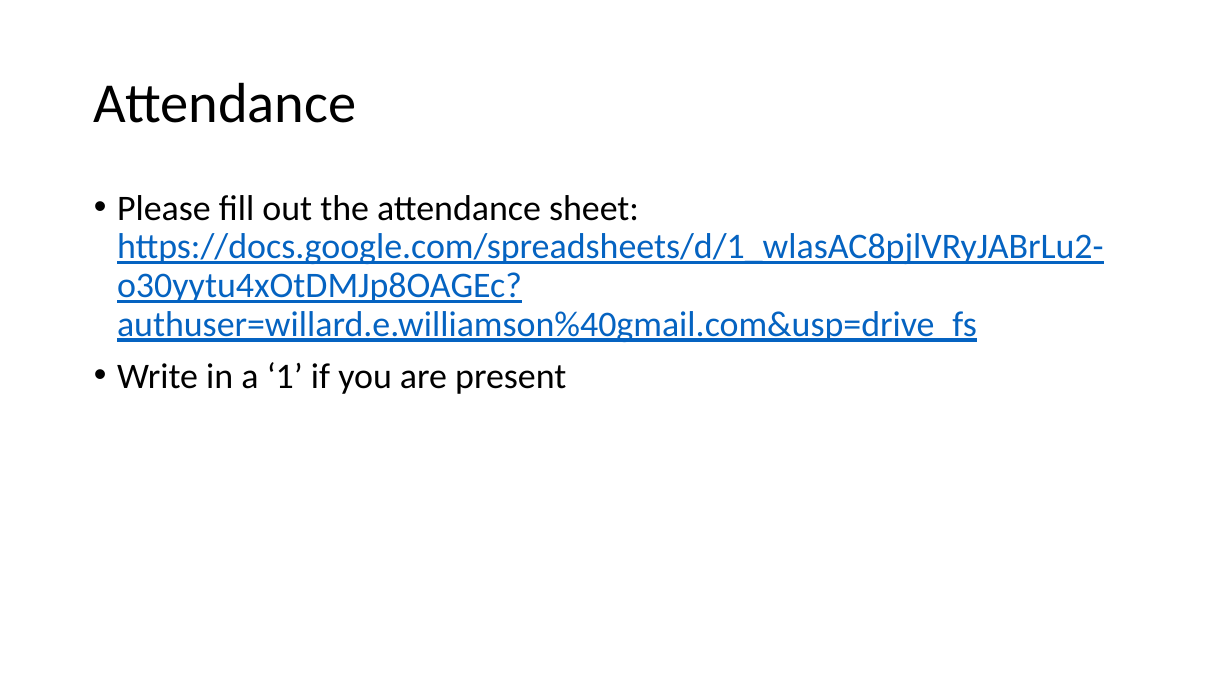
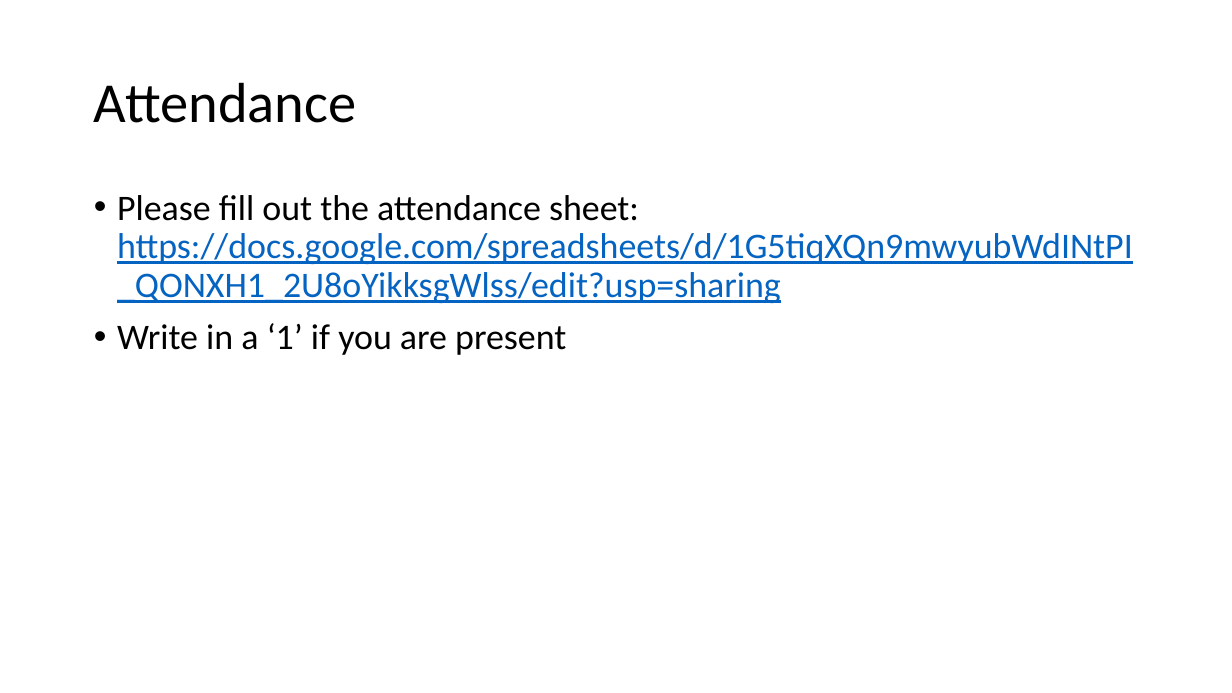
Before and after one commit to chaithrakc/syr_ads_bigdata_analytics, a slide deck: slide 39 of lecture06/lecture6-0-assessing-model-accuracy.pptx (slide 42 before the commit). Drawn at 1232x693 pixels with LibreOffice and Linux fonts; fonts in the diff are those of the drawing. Boxes give left, top, right and bottom in pixels: in the first picture for what was removed or moved away, otherwise in the second. Text is boxed around its words. In the diff, an @@ line names an element or a change of style, - is before the commit and + after.

```diff
--- a/lecture06/lecture6-0-assessing-model-accuracy.pptx
+++ b/lecture06/lecture6-0-assessing-model-accuracy.pptx
@@ text at box(117, 195, 1133, 303): text changed @@
-• Please fill out the attendance sheet: https://docs.google.com/spreadsheets/d/1_wlasAC8pjlVRyJABrLu2-o30yytu4xOtDMJp8OAGEc?authuser=willard.e.williamson%40gmail.com&usp=drive_fs
+• Please fill out the attendance sheet: https://docs.google.com/spreadsheets/d/1G5tiqXQn9mwyubWdINtPI_QONXH1_2U8oYikksgWlss/edit?usp=sharing
```
Also in this commit, not shown: 10 other slides changed, 3 slides removed, 2 other files.
